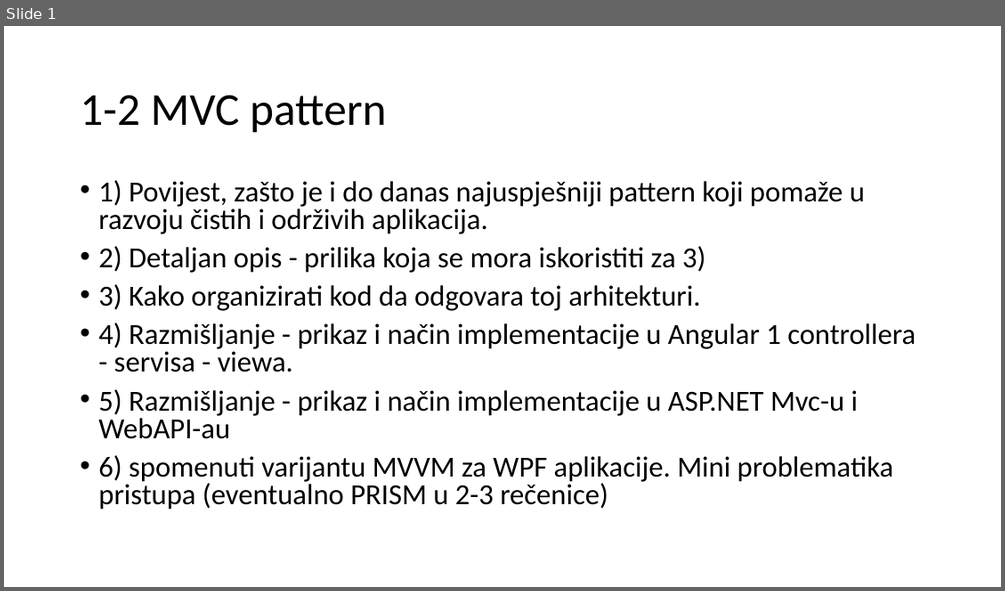
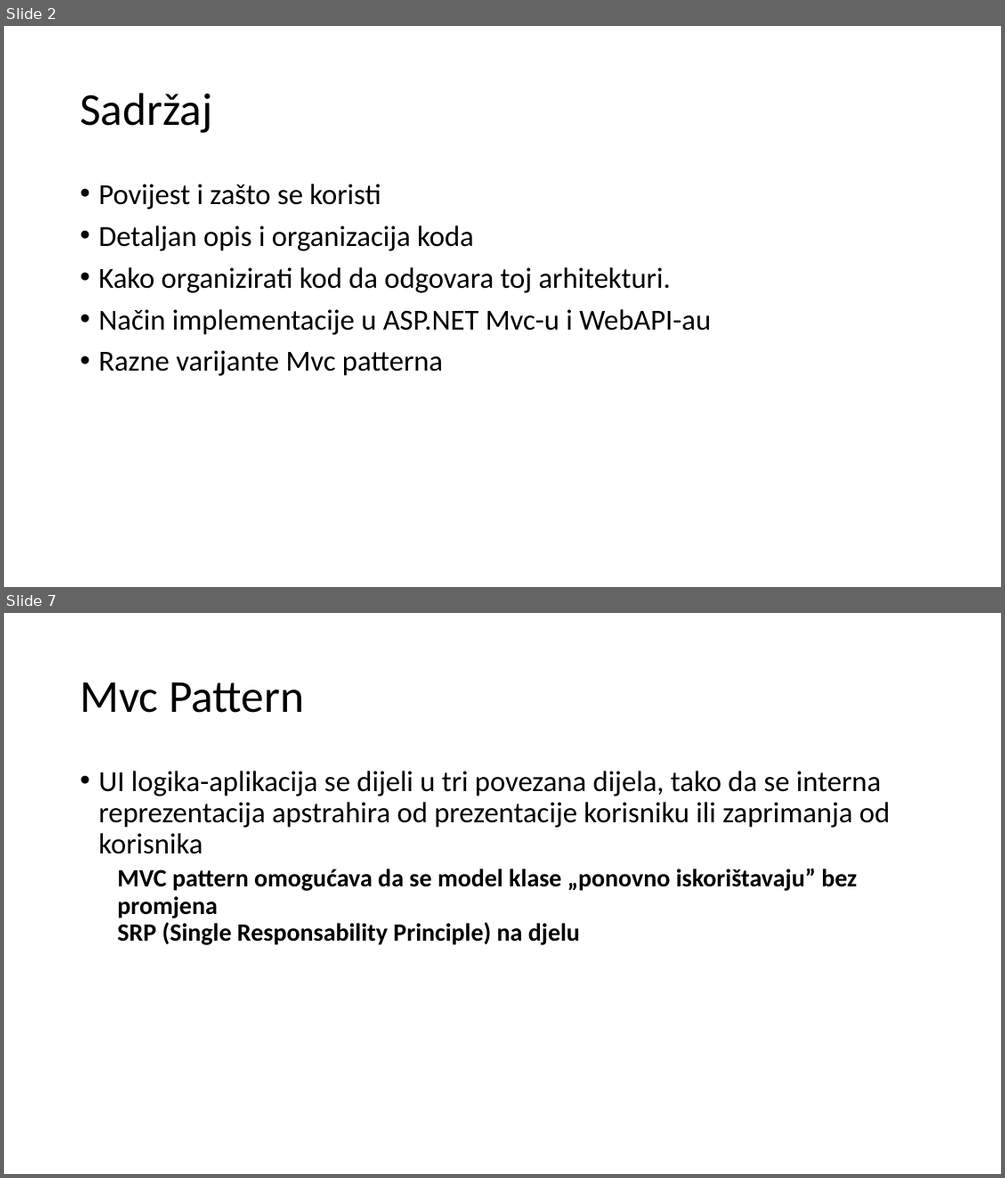
Before and after one commit to mmssniper/angular-workshop, a slide deck: prezentacije/1-2 Mvc pattern.pptx. Shown one above the other, each under a label of ours: slide 1 before the commit, slides 2 and 7 after it; the slides between them are not shown. The pictures are 1005x591 and 1005x1178 pixels, drawn with LibreOffice and Linux fonts; fonts in the diff are those of the drawing. Boxes give left, top, right and bottom in pixels: in the first picture for what was removed or moved away, otherwise in the second. Text is boxed around its words. In the diff, an @@ line names an element or a change of style, - is before the commit and + after.

```diff
--- a/prezentacije/1-2 Mvc pattern.pptx
+++ b/prezentacije/1-2 Mvc pattern.pptx
@@ slide 7 added at box(4, 613, 1001, 1174), background #FFFFFF @@
@@ title added at box(80, 682, 304, 713), 44 pt, text #000000 @@
+Mvc Pattern
@@ text added at box(98, 771, 890, 945), 28 pt, text #000000 @@
+• UI logika-aplikacija se dijeli u tri povezana dijela, tako da se interna reprezentacija apstrahira od prezentacije korisniku ili zaprimanja od korisnika
+  MVC pattern omogućava da se model klase „ponovno iskorištavaju” bez promjena
+  SRP (Single Responsability Principle) na djelu
@@ what was slide 1 is now slide 2 @@
@@ slide 2 changed as well @@
@@ title at box(80, 93, 212, 133): text changed @@
-1-2 MVC pattern
+Sadržaj
@@ text at box(98, 184, 711, 376): text changed @@
-• 1) Povijest, zašto je i do danas najuspješniji pattern koji pomaže u razvoju čistih i održivih aplikacija.
-• 2) Detaljan opis - prilika koja se mora iskoristiti za 3)
-• 3) Kako organizirati kod da odgovara toj arhitekturi.
-• 4) Razmišljanje - prikaz i način implementacije u Angular 1 controllera - servisa - viewa.
-• 5) Razmišljanje - prikaz i način implementacije u ASP.NET Mvc-u i WebAPI-au
-• 6) spomenuti varijantu MVVM za WPF aplikacije. Mini problematika pristupa (eventualno PRISM u 2-3 rečenice)
+• Povijest i zašto se koristi
+• Detaljan opis i organizacija koda
+• Kako organizirati kod da odgovara toj arhitekturi.
+• Način implementacije u ASP.NET Mvc-u i WebAPI-au
+• Razne varijante Mvc patterna
```
Also in this commit, not shown: 4 other slides changed, 5 other slides added.
